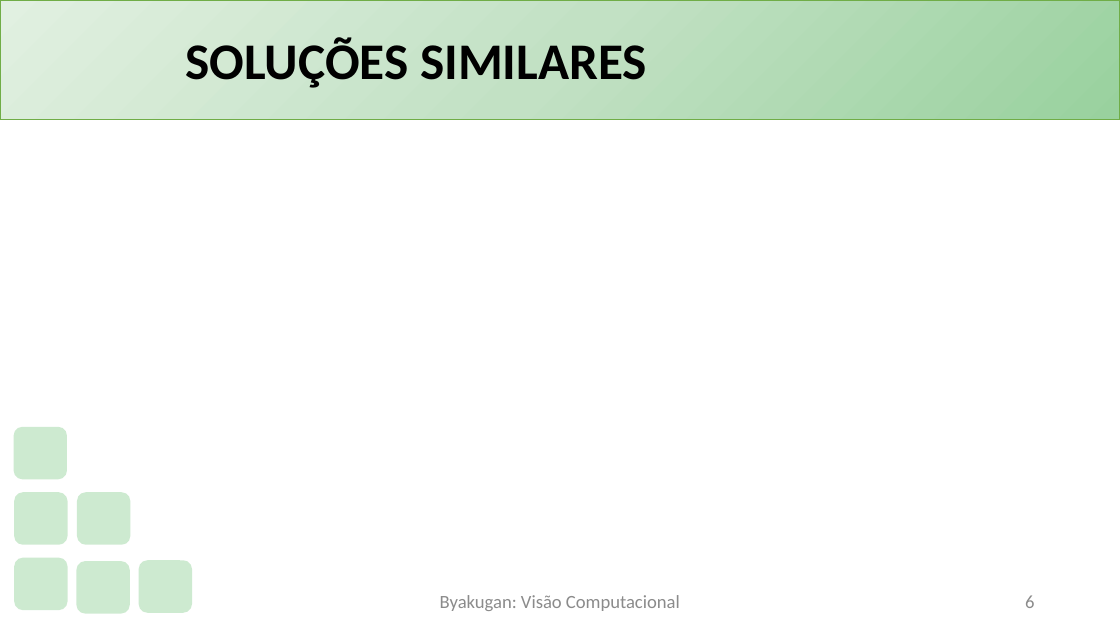
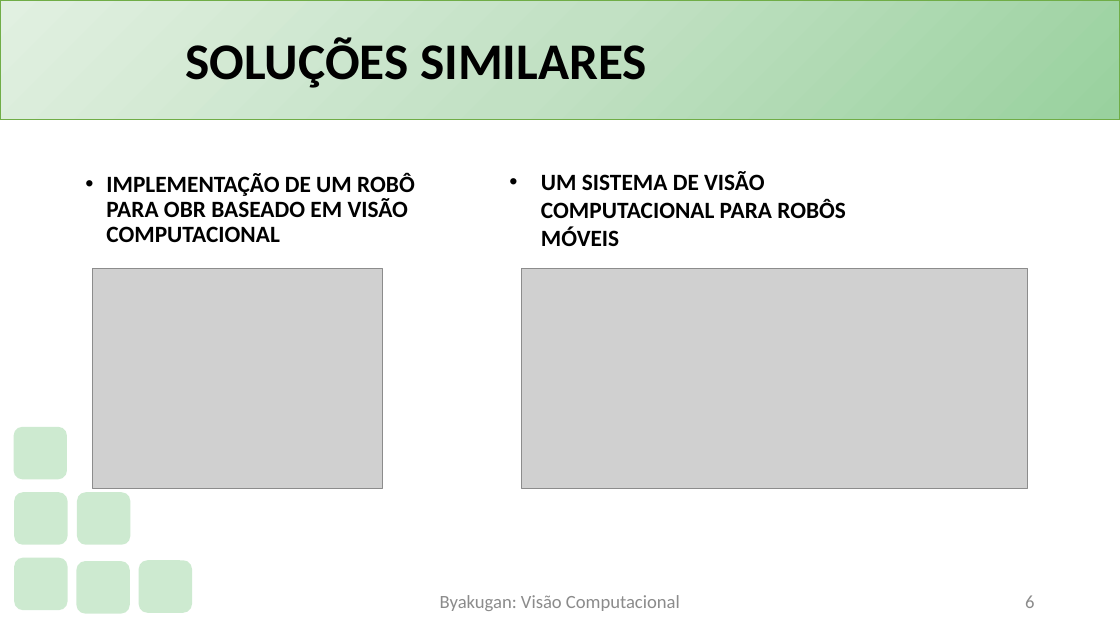
Before and after one commit to PauloVLB/Projeto_Integrador, a slide deck: slide 6 of Slide.pptx. Drawn at 1120x630 pixels with LibreOffice and Linux fonts; fonts in the diff are those of the drawing; grey boxes stand for pictures; background and template pictures are left out. Boxes give left, top, right and bottom in pixels: in the first picture for what was removed or moved away, otherwise in the second. Text is boxed around its words. In the diff, an @@ line names an element or a change of style, - is before the commit and + after.

Commit message:
Adicionado conteudo ao slide "solucoes similares" e as referencias dos artigos.

```diff
--- a/Slide.pptx
+++ b/Slide.pptx
@@ text added at bbox=[106, 172, 415, 242], 20 pt, text #000000, bold @@
+• IMPLEMENTAÇÃO DE UM ROBÔ PARA OBR BASEADO EM VISÃO COMPUTACIONAL
@@ text added at bbox=[541, 171, 846, 246], 20 pt, text #000000, bold @@
+• UM SISTEMA DE VISÃO COMPUTACIONAL PARA ROBÔS MÓVEIS
@@ picture added at bbox=[92, 268, 382, 488] @@
@@ picture added at bbox=[522, 268, 1028, 488] @@
```
Also in this commit, not shown: 2 other slides changed, 2 other files.
